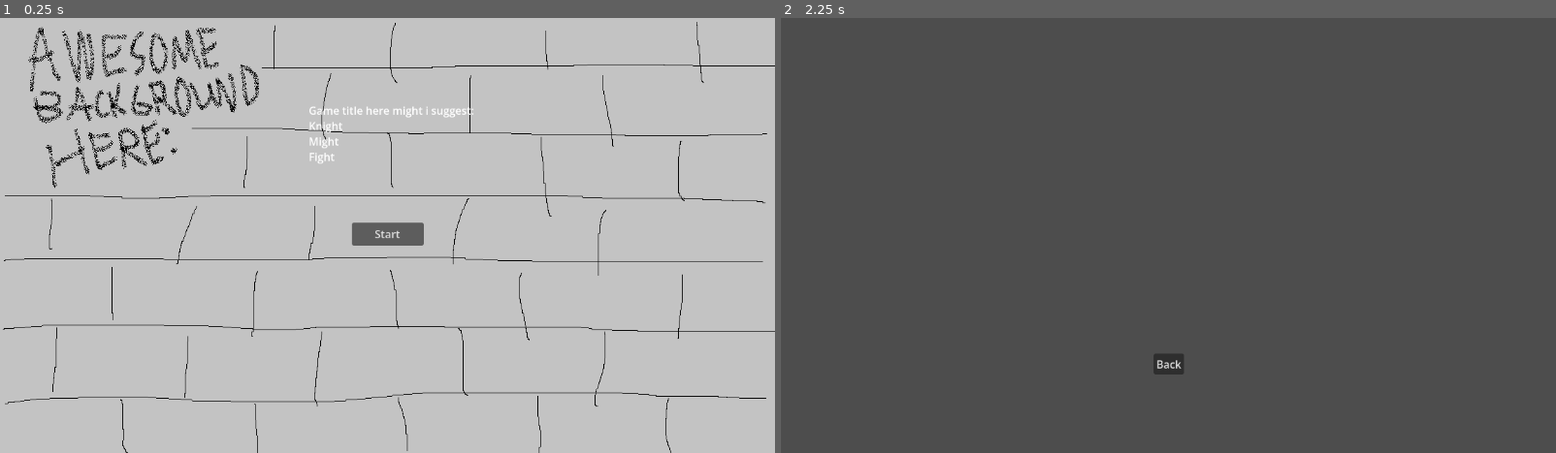
Above: before the commit, frames 1-2 (left to right).
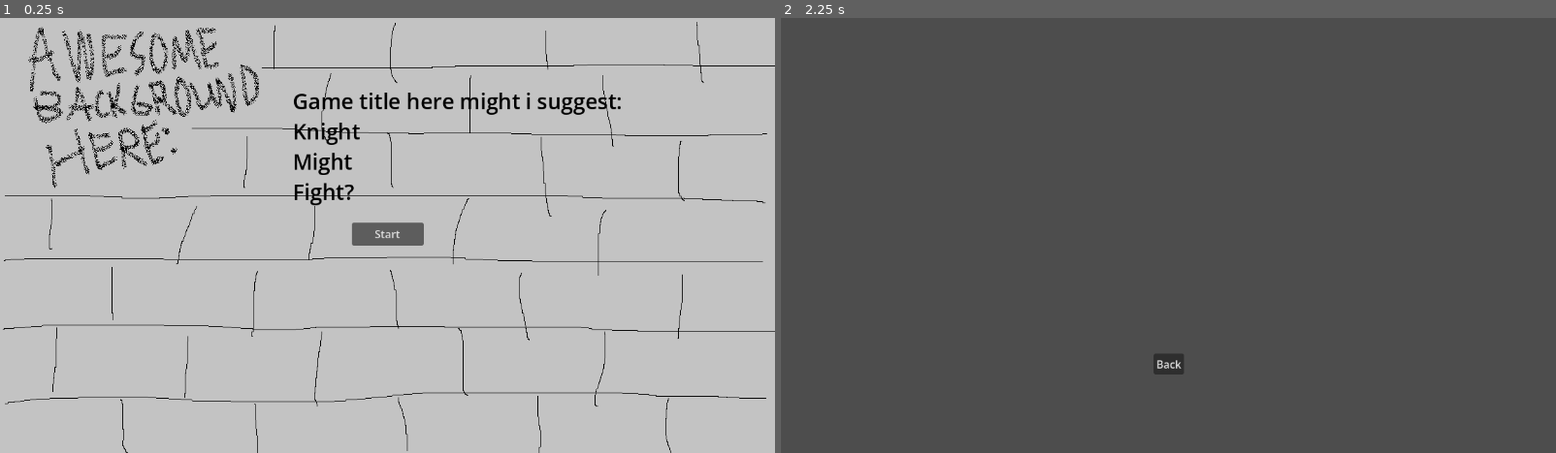
Above: after the commit, the same moments.

Repository: waterded/SDEV265-Game-Demo
Game: Godot game, scene res://node_2d.tscn
Two runs of this game, one before a commit and one after it. Both use one fixed random seed, a clock stepped at 60 frames per second and the inputs below.
Inputs:
- Up to frame 1 (0.25 s): no input
- Up to frame 2 (2.25 s): click "Start" at 0.5 s; click "Back" at 1.25 s; click "Start" at 2 s

The runs differ from the first frame. In frame 1, 1.4% of the frame differs, in the area x 37-81%, y 17-44%; in frame 2, nothing differs.

Commit message:
updated godot version

Diff:
--- a/project.godot
+++ b/project.godot
@@ -8,11 +8,15 @@
 
 config_version=5
 
+[animation]
+
+compatibility/default_parent_skeleton_in_mesh_instance_3d=true
+
 [application]
 
 config/name="SDEV265 Demo"
 run/main_scene="res://node_2d.tscn"
-config/features=PackedStringArray("4.5", "GL Compatibility")
+config/features=PackedStringArray("4.6", "GL Compatibility")
 config/icon="res://assets/icon.svg"
 
 [autoload]
--- /dev/null
+++ b/scenes/start_menu/editor_camera.gd
@@ -0,0 +1,6 @@
+@tool
+extends Camera2D
+
+func _ready():
+    if not Engine.is_editor_hint():
+        queue_free()  # Remove when game runs
--- a/scenes/start_menu/start_scene.tscn
+++ b/scenes/start_menu/start_scene.tscn
@@ -25,14 +25,16 @@
 [node name="EditorCamera" parent="." instance=ExtResource("2_flts6")]
 
 [node name="RichTextLabel" type="RichTextLabel" parent="."]
-offset_left = -117.0
-offset_top = -198.0
-offset_right = 217.0
-offset_bottom = 40.0
+offset_left = -141.0
+offset_top = -223.0
+offset_right = 494.0
+offset_bottom = -32.0
 mouse_filter = 2
+theme_override_colors/default_color = Color(0, 0, 0, 1)
+theme_override_font_sizes/normal_font_size = 32
 text = "Game title here might i suggest:
 Knight
 Might
-Fight"
+Fight?"
 
 [connection signal="pressed" from="StartButton" to="StartButton" method="_button_pressed"]
Not shown, changed: .gitignore
